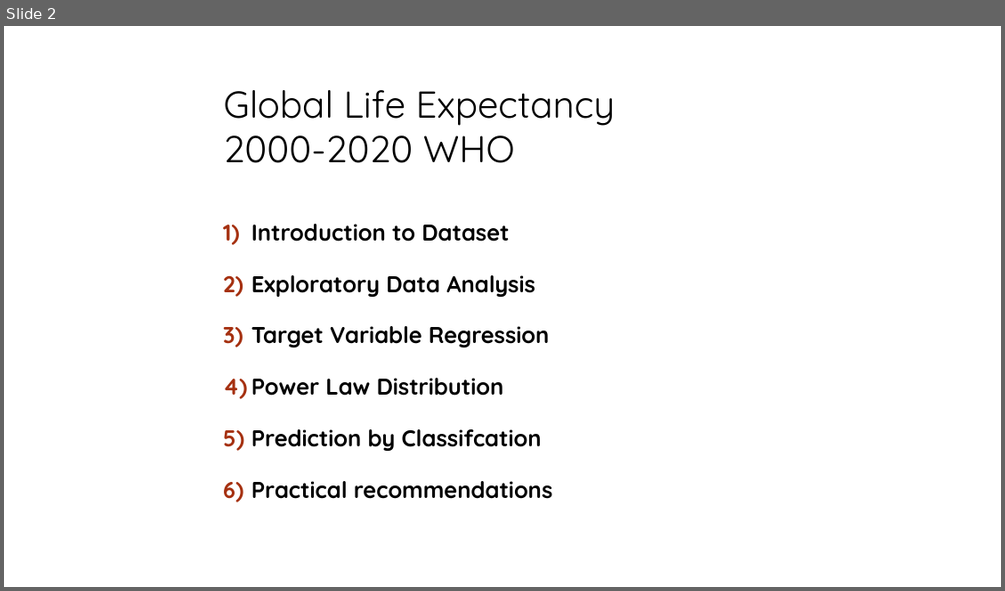
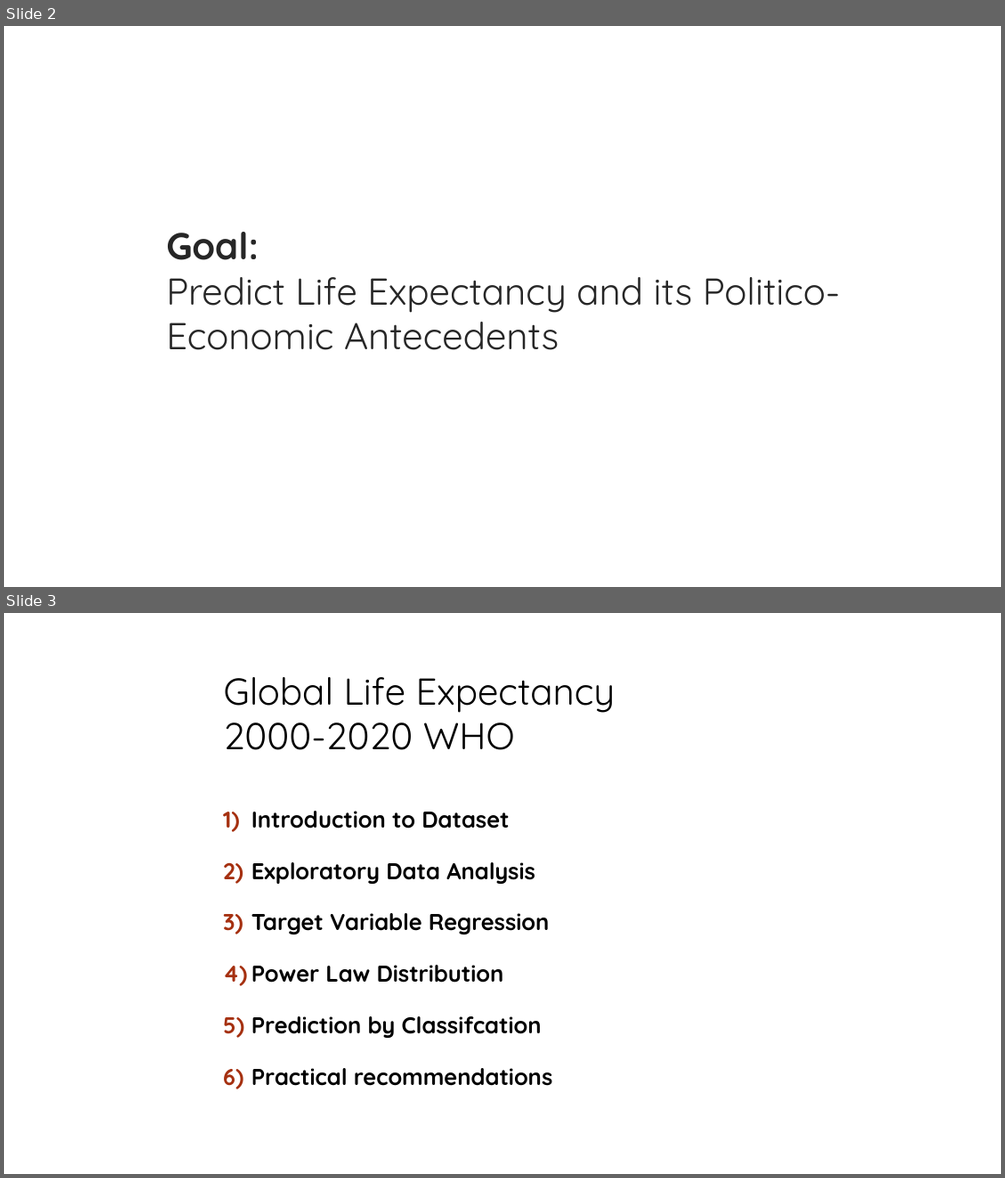
Before and after one commit to lepetitnoir/ML_WHO_Life_Expectancy, a slide deck: Presentation_WHO.pptx. Shown one above the other, each under a label of ours: slide 2 before the commit, slides 2 and 3 after it. The pictures are 1005x591 and 1005x1178 pixels, drawn with LibreOffice and Linux fonts; fonts in the diff are those of the drawing; background and template pictures are left out. Boxes give left, top, right and bottom in pixels: in the first picture for what was removed or moved away, otherwise in the second. Text is boxed around its words. In the diff, an @@ line names an element or a change of style, - is before the commit and + after.

```diff
--- a/Presentation_WHO.pptx
+++ b/Presentation_WHO.pptx
@@ slide 2 added at <box>4,26,1001,587</box>, background picture (left out) @@
@@ title added at <box>166,232,840,350</box>, 36 pt, text #262626 @@
+Goal:
+Predict Life Expectancy and its Politico-Economic Antecedents
@@ what was slide 2 is now slide 3 @@
```
Also in this commit, not shown: 1 slide changed, 1 other file.
